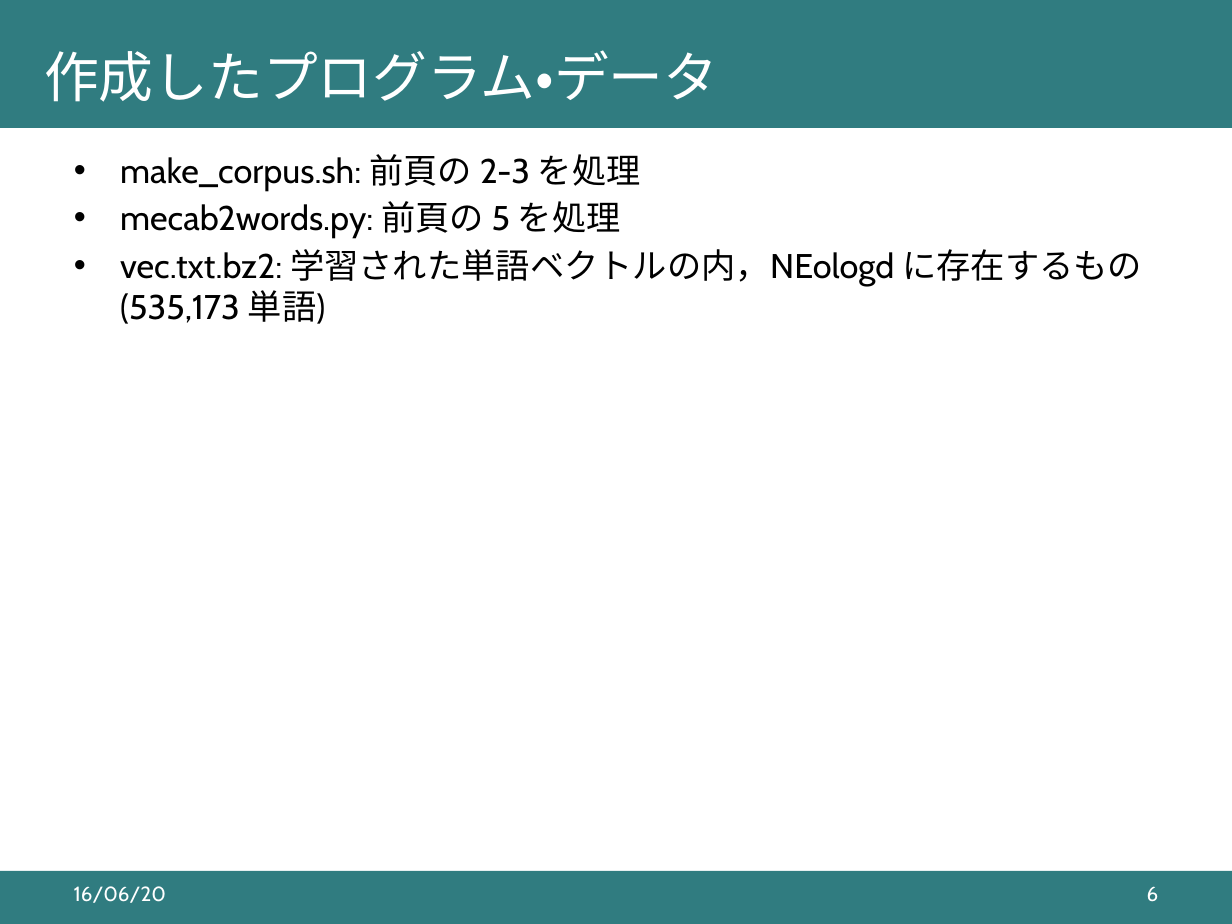
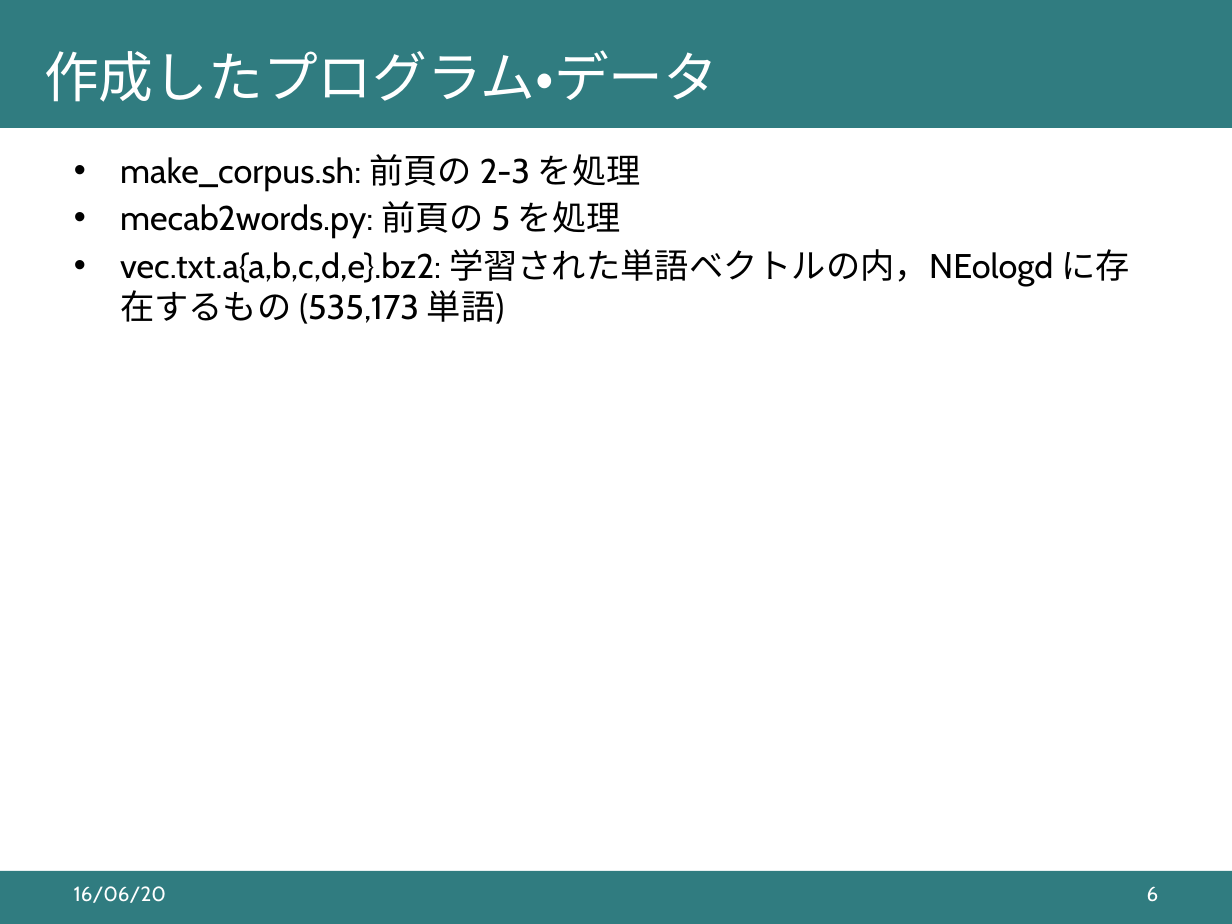
Before and after one commit to reiyw/intern-line, a slide deck: slide 6 of slide.pptx. Drawn at 1232x924 pixels with LibreOffice and Linux fonts; fonts in the diff are those of the drawing. Boxes give left, top, right and bottom in pixels: in the first picture for what was removed or moved away, otherwise in the second. Text is boxed around its words. In the diff, an @@ line names an element or a change of style, - is before the commit and + after.

```diff
--- a/slide.pptx
+++ b/slide.pptx
@@ text at [120,249,1129,324]: text changed @@
-• vec.txt.bz2: 学習された単語ベクトルの内，NEologd に存在するもの
-  (535,173 単語)
+• vec.txt.a{a,b,c,d,e}.bz2: 学習された単語ベクトルの内，NEologd に存在するもの (535,173 単語)
```
Also in this commit, not shown: 1 other file.
